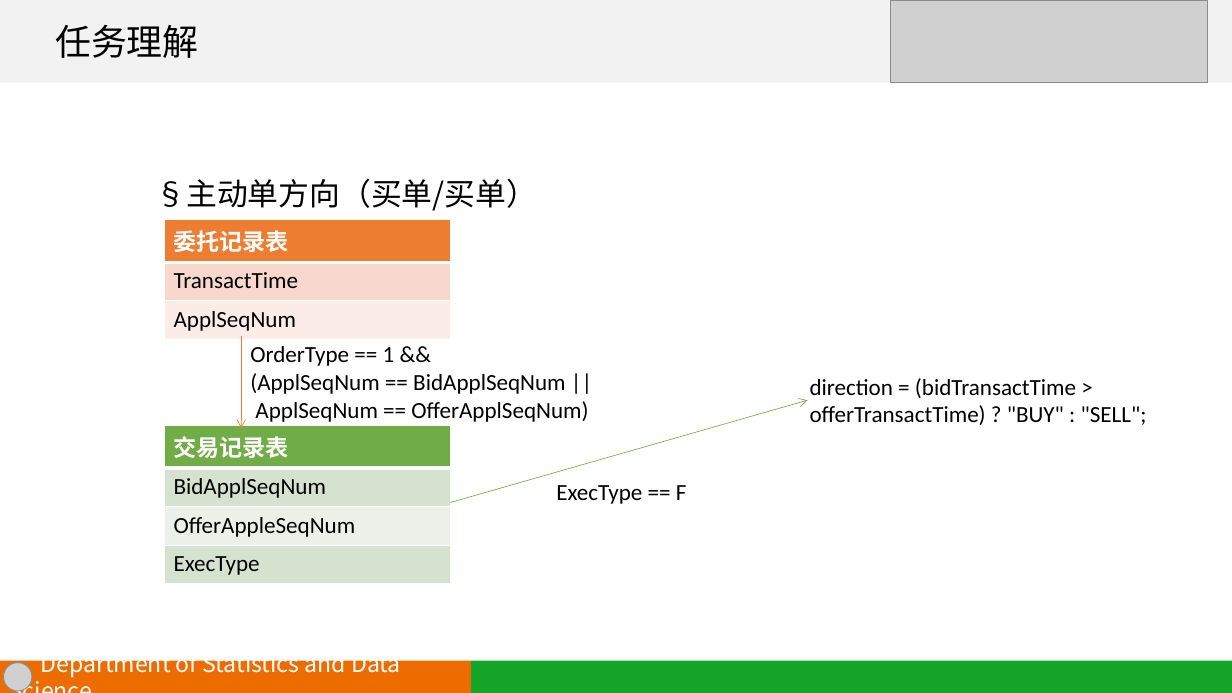
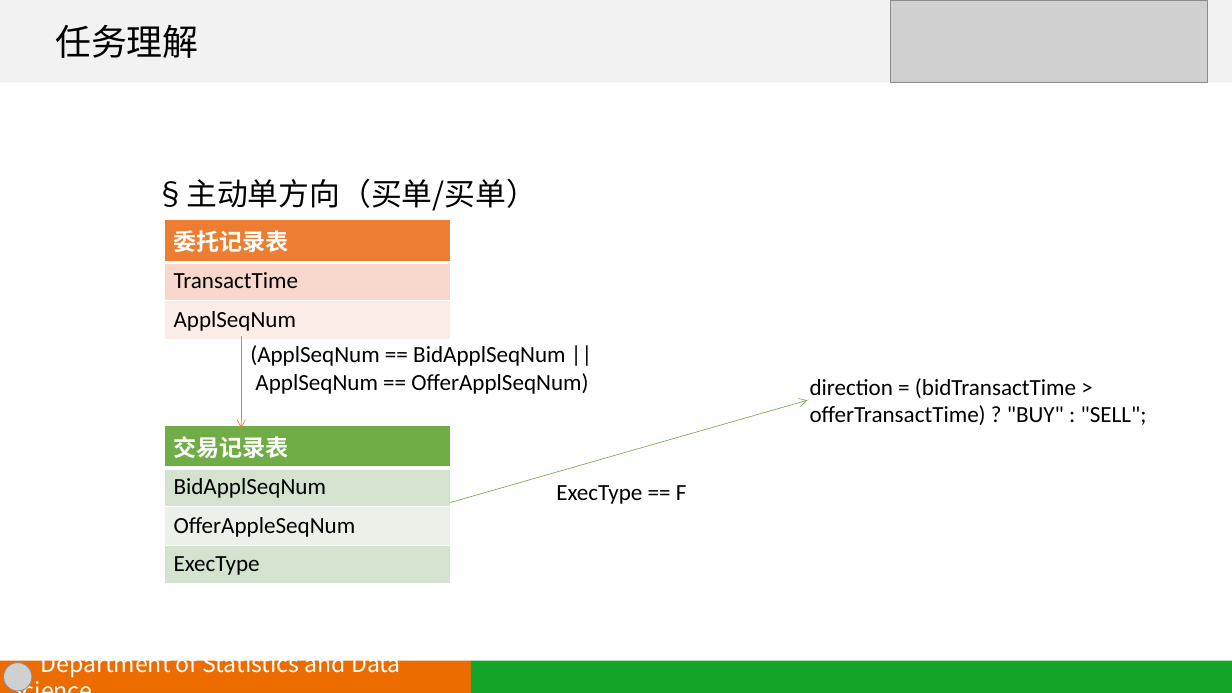
Before and after one commit to JackTianyuLi/STA321-project, a slide deck: slide 6 of presentation slide.pptx. Drawn at 1232x693 pixels with LibreOffice and Linux fonts; fonts in the diff are those of the drawing; grey boxes stand for pictures. Boxes give left, top, right and bottom in pixels: in the first picture for what was removed or moved away, otherwise in the second. Text is boxed around its words. In the diff, an @@ line names an element or a change of style, - is before the commit and + after.

```diff
--- a/presentation slide.pptx
+++ b/presentation slide.pptx
@@ text at box(250, 346, 395, 366): paragraph removed @@
-OrderType == 1 &&
```
Also in this commit, not shown: 3 other slides changed, 2 other files.
